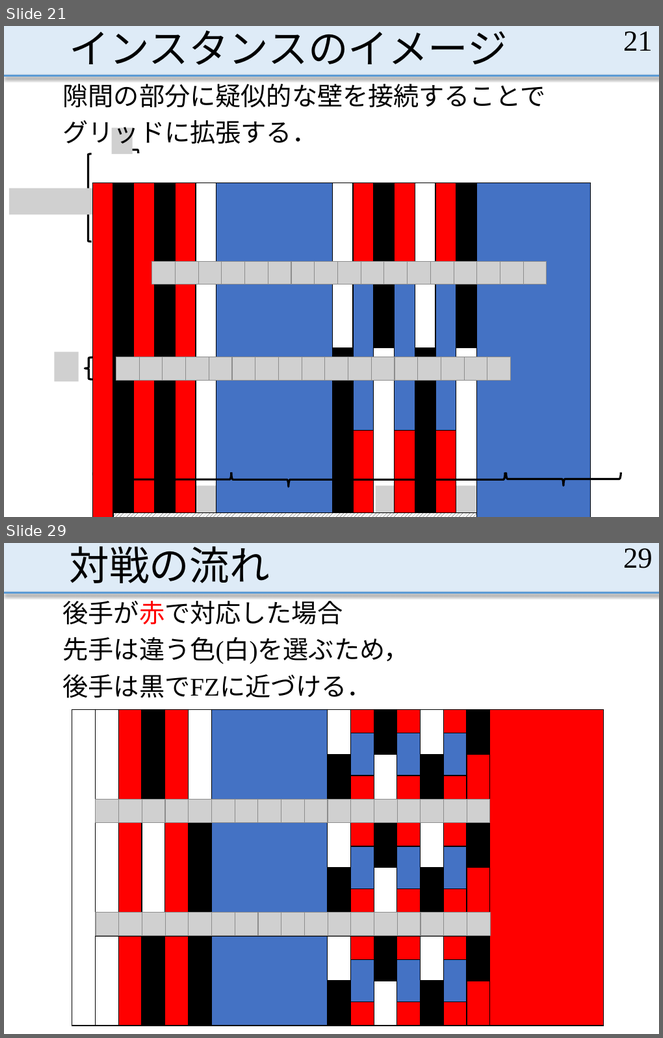
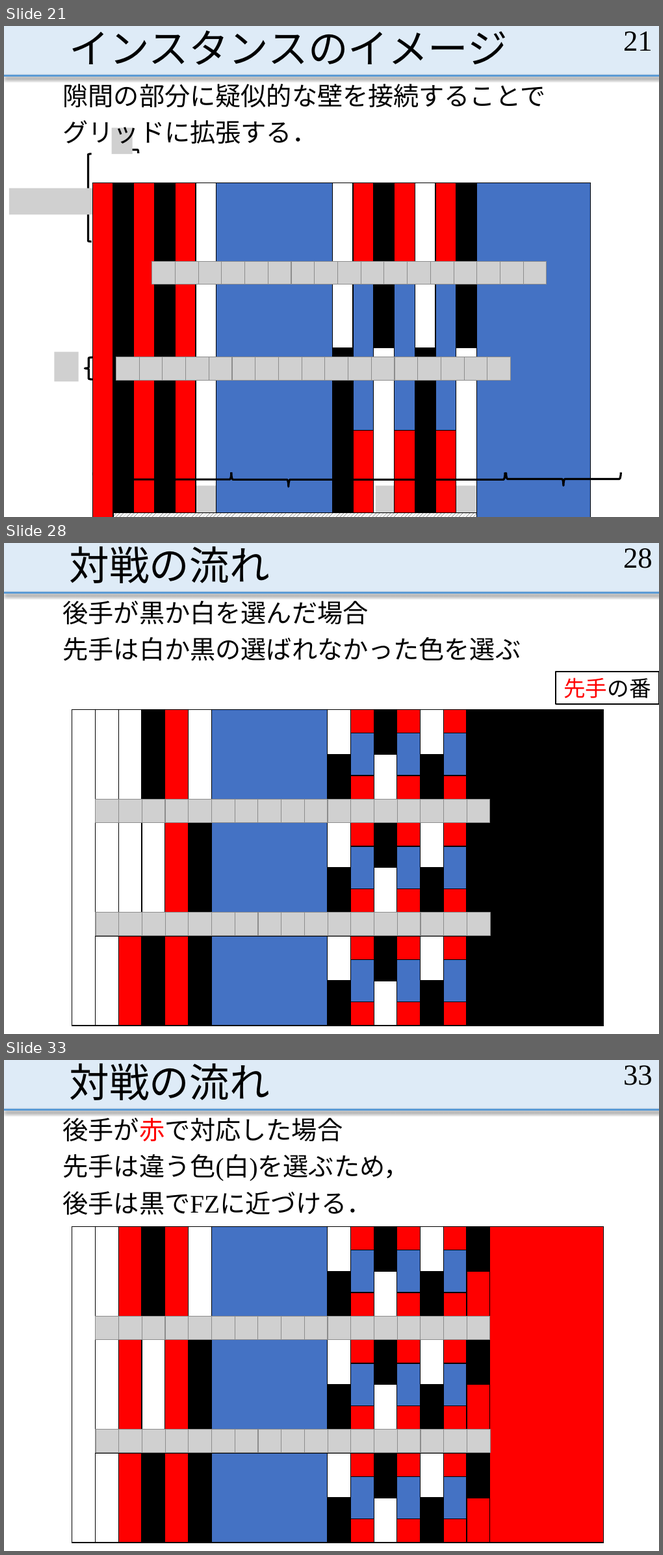
Before and after one commit to MasayaOda/SR, a slide deck: 190513oda.pptx. Shown one above the other, each under a label of ours: slides 21 and 29 before the commit, slides 21, 28 and 33 after it; the slides between them are not shown. The pictures are 663x1038 and 663x1555 pixels, drawn with LibreOffice and Linux fonts; fonts in the diff are those of the drawing; grey boxes stand for pictures. Boxes give left, top, right and bottom in pixels: in the first picture for what was removed or moved away, otherwise in the second. Text is boxed around its words. In the diff, an @@ line names an element or a change of style, - is before the commit and + after.

Commit message:
高校の偶数手目の選択肢を追う

```diff
--- a/190513oda.pptx
+++ b/190513oda.pptx
@@ slide 28 added at bbox=[4, 543, 659, 1034], background #FFFFFF; not listed: 2 template elements that a slide beside it also shows @@
@@ title added at bbox=[70, 546, 270, 583], 44 pt, text #000000 @@
+対戦の流れ
@@ page number added at bbox=[623, 548, 653, 568], 32 pt, text #000000 @@
+28
@@ text added at bbox=[63, 596, 521, 661], 28 pt, text #000000 @@
+後手が黒か白を選んだ場合
+先手は白か黒の選ばれなかった色を選ぶ
@@ rectangle added at bbox=[556, 672, 659, 704], fill #FFFFFF, outline #000000 1.5 pt, 24 pt, text #FF0000 @@
+先手の番
@@ table added at bbox=[72, 709, 599, 1026], 14 rows, 15 columns @@
+ |  |  |  |  |  |  |  |  |  |  |  |  |  | 
+ |  |  |  |  |  |  |  |  |  |  |  |  |  | 
+ |  |  |  |  |  |  |  |  |  |  |  |  |  | 
+ |  |  |  |  |  |  |  |  |  |  |  |  |  | 
+ |  |  |  |  |  |  |  |  |  |  |  |  |  | 
+ |  |  |  |  |  |  |  |  |  |  |  |  |  | 
+ |  |  |  |  |  |  |  |  |  |  |  |  |  | 
+ |  |  |  |  |  |  |  |  |  |  |  |  |  | 
+ |  |  |  |  |  |  |  |  |  |  |  |  |  | 
+ |  |  |  |  |  |  |  |  |  |  |  |  |  | 
+ |  |  |  |  |  |  |  |  |  |  |  |  |  | 
+ |  |  |  |  |  |  |  |  |  |  |  |  |  | 
+ |  |  |  |  |  |  |  |  |  |  |  |  |  | 
+ |  |  |  |  |  |  |  |  |  |  |  |  |  | 
@@ group added at bbox=[96, 800, 490, 823]: 17 pictures @@
@@ group added at bbox=[96, 913, 490, 936]: 17 pictures @@
@@ what was slide 29 is now slide 33 @@
@@ page number at bbox=[623, 1065, 653, 1085]: text changed @@
-29
+33
```
Also in this commit, not shown: 10 slides changed, 3 other slides added.
